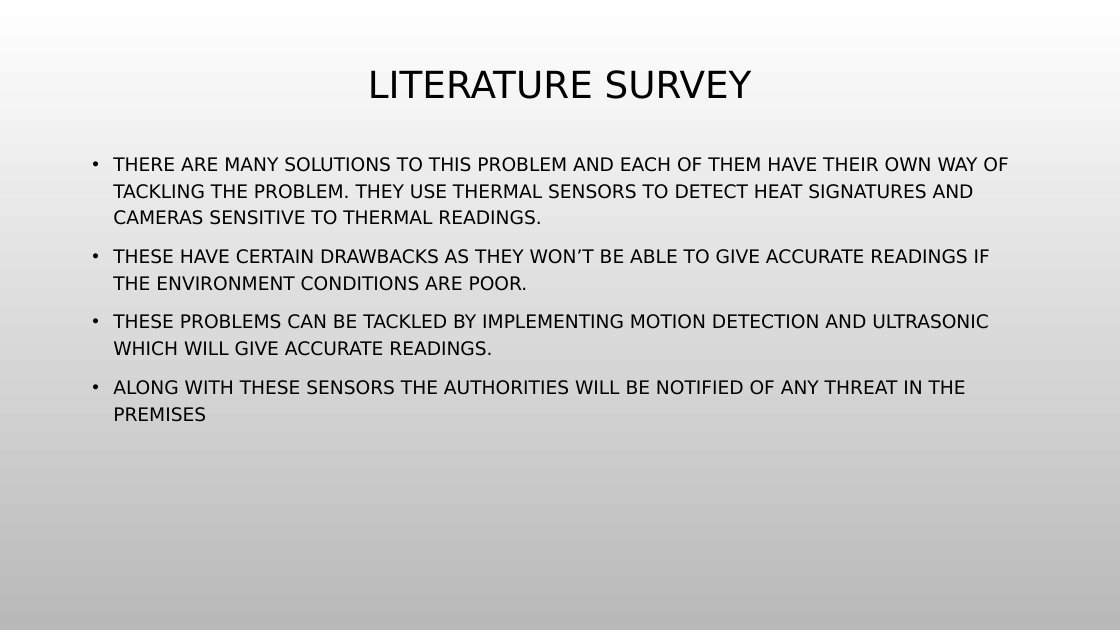
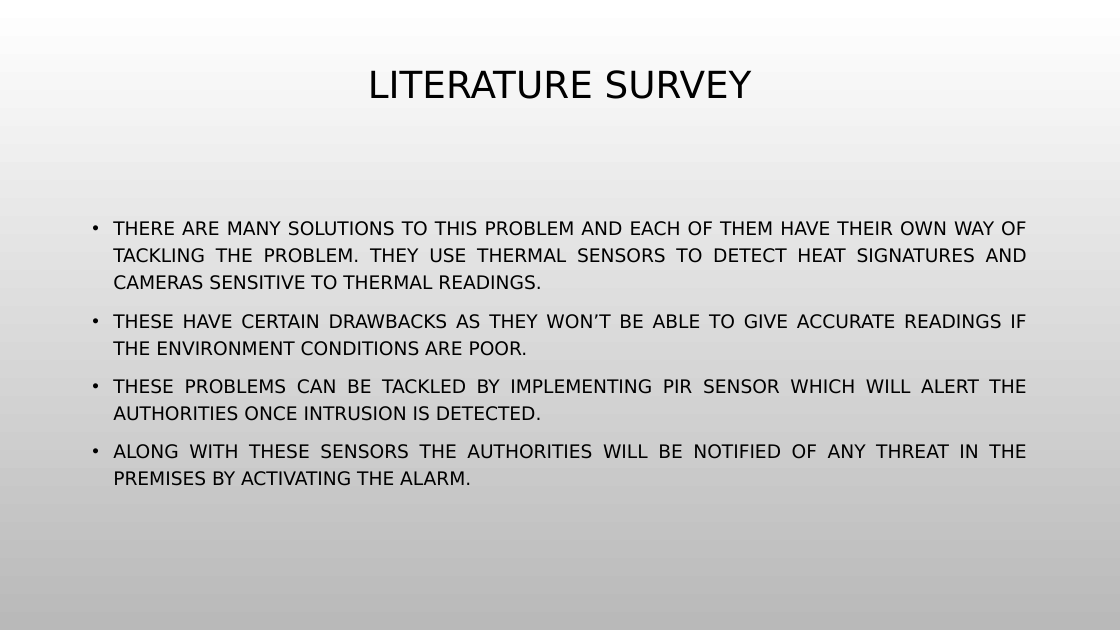
Before and after one commit to vijaykumarrpai/mca-code, a slide deck: slide 4 of 4th Sem/IOT/Alligator.pptx. Drawn at 1120x630 pixels with LibreOffice and Linux fonts; fonts in the diff are those of the drawing; background and template pictures are left out. Boxes give left, top, right and bottom in pixels: in the first picture for what was removed or moved away, otherwise in the second. Text is boxed around its words. In the diff, an @@ line names an element or a change of style, - is before the commit and + after.

```diff
--- a/4th Sem/IOT/Alligator.pptx
+++ b/4th Sem/IOT/Alligator.pptx
@@ text "THERE ARE MANY SOLUTIONS TO ...": place and size @@
-text "THERE ARE MANY SOLUTIONS TO ..." at bbox=[113, 157, 1008, 422]
+text "THERE ARE MANY SOLUTIONS TO ..." at bbox=[113, 221, 1027, 486]
@@ text at bbox=[113, 221, 1027, 356]: alignment left to justified @@
@@ text at bbox=[113, 379, 1026, 486]: text changed @@
-• THESE PROBLEMS CAN BE TACKLED BY IMPLEMENTING MOTION DETECTION AND ULTRASONIC WHICH WILL GIVE ACCURATE READINGS.
-• ALONG WITH THESE SENSORS THE AUTHORITIES WILL BE NOTIFIED OF ANY THREAT IN THE PREMISES
+• THESE PROBLEMS CAN BE TACKLED BY IMPLEMENTING PIR SENSOR WHICH WILL ALERT THE AUTHORITIES ONCE INTRUSION IS DETECTED.
+• ALONG WITH THESE SENSORS THE AUTHORITIES WILL BE NOTIFIED OF ANY THREAT IN THE PREMISES BY ACTIVATING THE ALARM.
```
Also in this commit, not shown: 11 other slides changed, 2 slides added, 12 other files.
